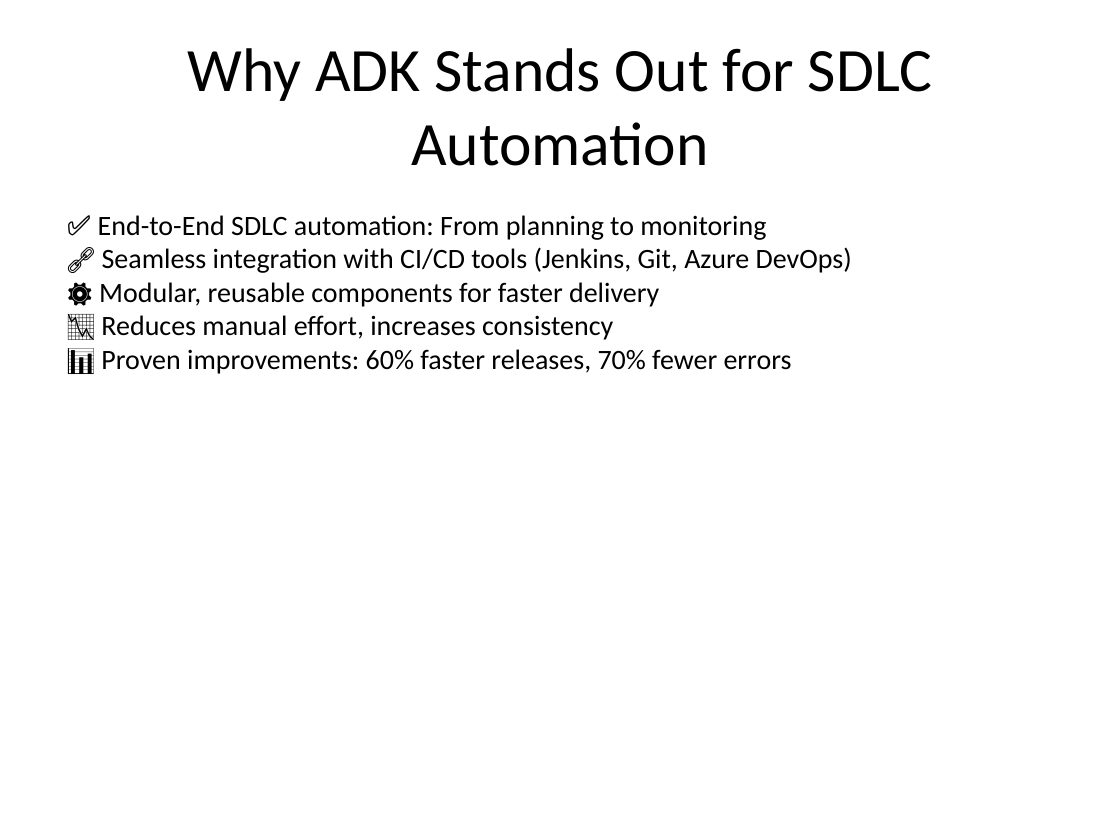
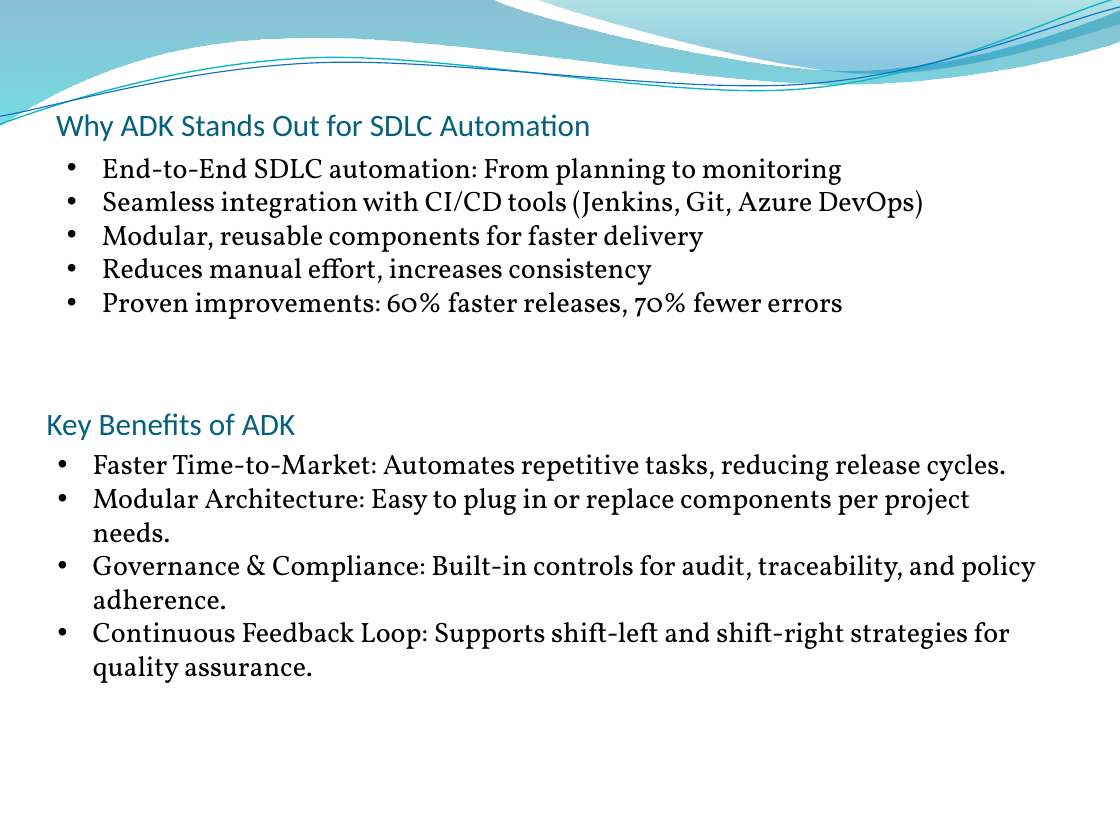
Before and after one commit to msn5566/ADKFramework, a slide deck: slide 3 of ADK_Complete_Presentation.pptx (slide 1 before the commit). Drawn at 1120x840 pixels with LibreOffice and Linux fonts; fonts in the diff are those of the drawing; background and template pictures are left out. Boxes give left, top, right and bottom in pixels: in the first picture for what was removed or moved away, otherwise in the second. Text is boxed around its words. In the diff, an @@ line names an element or a change of style, - is before the commit and + after.

```diff
--- a/ADK_Complete_Presentation.pptx
+++ b/ADK_Complete_Presentation.pptx
@@ freeform shape added at bbox=[0, 0, 1120, 127], fill gradient #0074A1 to #00C6CF @@
@@ freeform shape added at bbox=[0, 0, 1120, 131], outline #0AB8BF 0.85 pt @@
@@ freeform shape added at bbox=[0, 7, 1120, 125], outline #0F6FC6 0.75 pt @@
@@ freeform shape added at bbox=[536, 0, 1120, 77], fill gradient #00A1A9 to #008BBF @@
@@ title "Why ADK Stands Out for ...": place and size @@
-title "Why ADK Stands Out for ..." at bbox=[187, 48, 932, 166]
+title "Why ADK Stands Out for ..." at bbox=[56, 114, 591, 141]
@@ title "Why ADK Stands Out for ..." at bbox=[56, 114, 591, 141]: size 39.6 to 20 pt, text colour #000000 to #04617B; alignment centre to left; vertical alignment middle to bottom @@
@@ text at bbox=[102, 158, 923, 319]: text changed; font Calibri to Vollkorn @@
-✅ End-to-End SDLC automation: From planning to monitoring
-🔗 Seamless integration with CI/CD tools (Jenkins, Git, Azure DevOps)
-⚙️ Modular, reusable components for faster delivery
-📉 Reduces manual effort, increases consistency
-📊 Proven improvements: 60% faster releases, 70% fewer errors
+• End-to-End SDLC automation: From planning to monitoring
+• Seamless integration with CI/CD tools (Jenkins, Git, Azure DevOps)
+• Modular, reusable components for faster delivery
+• Reduces manual effort, increases consistency
+• Proven improvements: 60% faster releases, 70% fewer errors
@@ text added at bbox=[47, 413, 295, 440], 20 pt, text #04617B @@
+Key Benefits of ADK
@@ text added at bbox=[93, 454, 1036, 683], 18 pt, text #000000 @@
+• Faster Time-to-Market: Automates repetitive tasks, reducing release cycles.
+• Modular Architecture: Easy to plug in or replace components per project needs.
+• Governance & Compliance: Built-in controls for audit, traceability, and policy adherence.
+• Continuous Feedback Loop: Supports shift-left and shift-right strategies for quality assurance.
```
Also in this commit, not shown: 14 other slides changed, 3 slides added, 2 slides removed, 1 other file.
